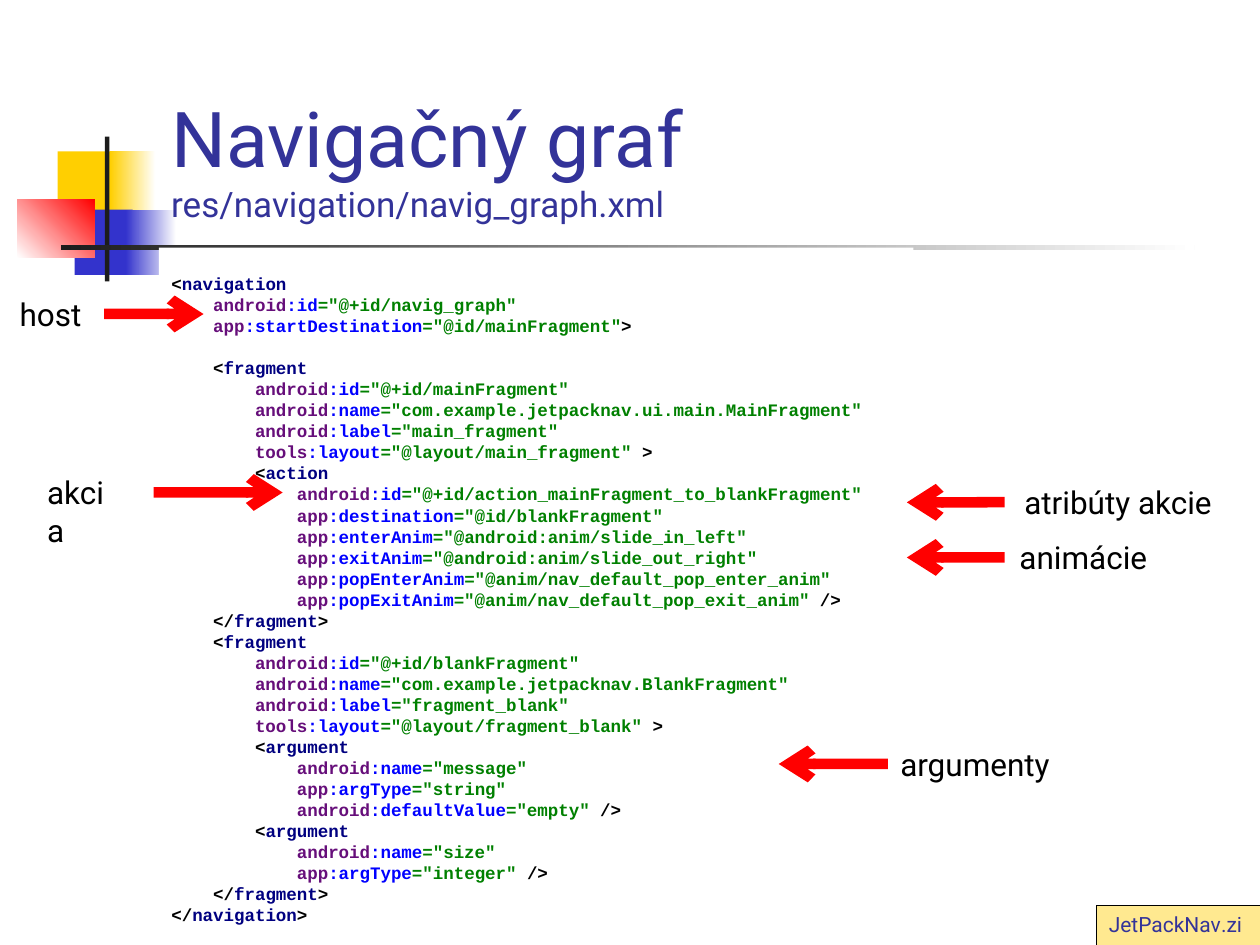
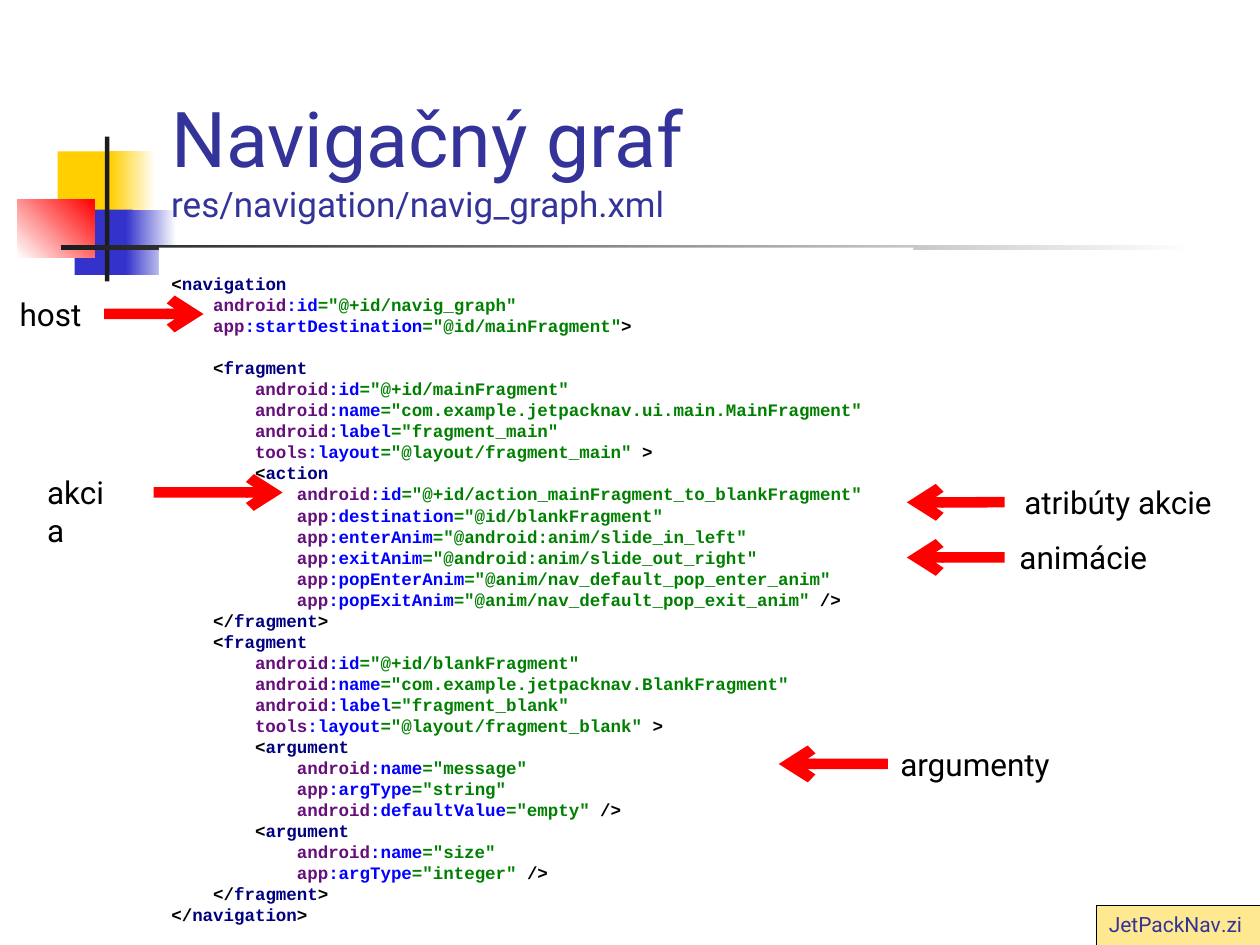
Before and after one commit to vmandro/Prednasky, a slide deck: slide 35 of 07/07_Android.ppt. Drawn at 1260x945 pixels with LibreOffice and Linux fonts; fonts in the diff are those of the drawing. Boxes give left, top, right and bottom in pixels: in the first picture for what was removed or moved away, otherwise in the second. Text is boxed around its words. In the diff, an @@ line names an element or a change of style, - is before the commit and + after.

```diff
--- a/07/07_Android.ppt
+++ b/07/07_Android.ppt
@@ text at [171,362,862,925]: text changed @@
-<fragment
-android:id="@+id/mainFragment"
-android:name="com.example.jetpacknav.ui.main.MainFragment"
-android:label="main_fragment"
-tools:layout="@layout/main_fragment" >
-<action
-android:id="@+id/action_mainFragment_to_blankFragment"
-app:destination="@id/blankFragment"
-app:enterAnim="@android:anim/slide_in_left"
-app:exitAnim="@android:anim/slide_out_right"
-app:popEnterAnim="@anim/nav_default_pop_enter_anim"
-app:popExitAnim="@anim/nav_default_pop_exit_anim" />
-</fragment>
-<fragment
-android:id="@+id/blankFragment"
-android:name="com.example.jetpacknav.BlankFragment"
-android:label="fragment_blank"
-tools:layout="@layout/fragment_blank" >
-<argument
-android:name="message"
-app:argType="string"
-android:defaultValue="empty" />
-<argument
-android:name="size"
-app:argType="integer" />
-</fragment>
-</navigation>
+<fragment
+android:id="@+id/mainFragment"
+android:name="com.example.jetpacknav.ui.main.MainFragment"
+android:label="fragment_main"
+tools:layout="@layout/fragment_main" >
+<action
+android:id="@+id/action_mainFragment_to_blankFragment"
+app:destination="@id/blankFragment"
+app:enterAnim="@android:anim/slide_in_left"
+app:exitAnim="@android:anim/slide_out_right"
+app:popEnterAnim="@anim/nav_default_pop_enter_anim"
+app:popExitAnim="@anim/nav_default_pop_exit_anim" />
+</fragment>
+<fragment
+android:id="@+id/blankFragment"
+android:name="com.example.jetpacknav.BlankFragment"
+android:label="fragment_blank"
+tools:layout="@layout/fragment_blank" >
+<argument
+android:name="message"
+app:argType="string"
+android:defaultValue="empty" />
+<argument
+android:name="size"
+app:argType="integer" />
+</fragment>
+</navigation>
```
Also in this commit, not shown: 6 other slides changed, 1 other file.
